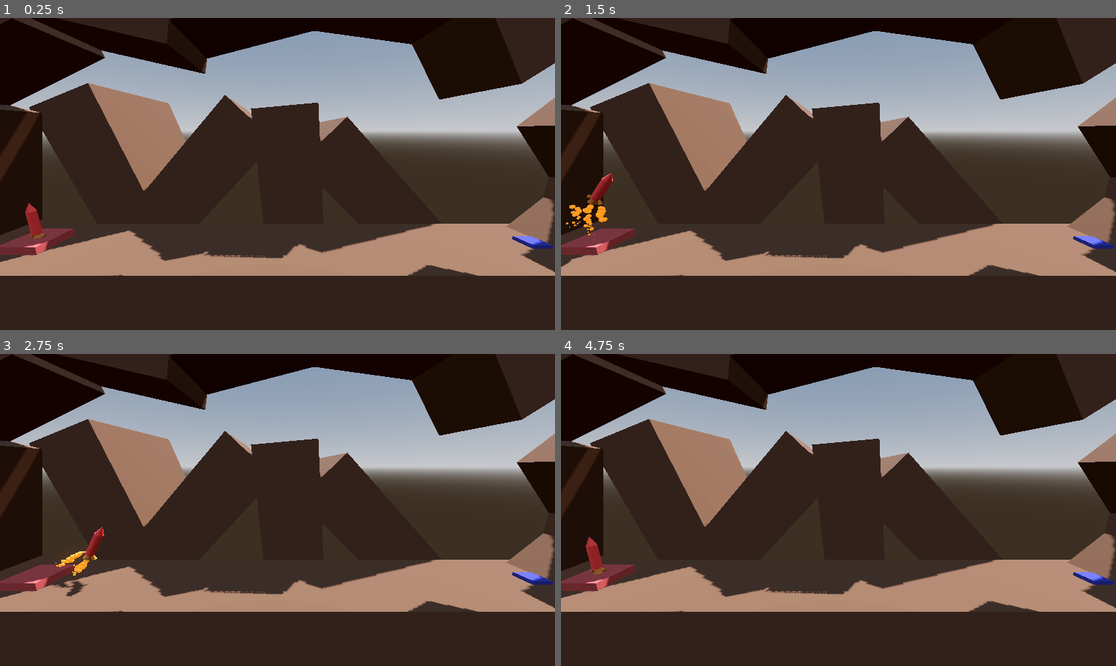
Above: before the commit, frames 1-4 (two rows, left to right).
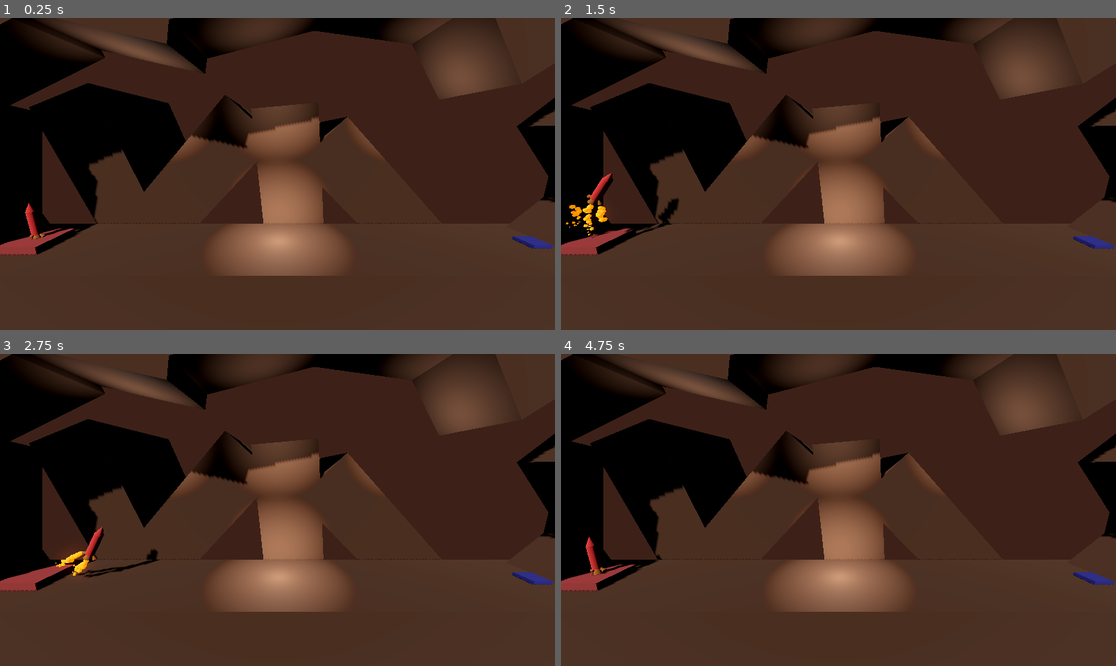
Above: after the commit, the same moments.

Repository: AlexanderMendivil/project_boost
Game: Godot game, scene res://level.tscn
Two runs of this game, one before a commit and one after it. Both use one fixed random seed, a clock stepped at 60 frames per second and the inputs below. Sound files missing from this copy of the repository are replaced by a short silence.
Inputs:
- Up to frame 1 (0.25 s): no input
- Up to frame 2 (1.5 s): tap Enter at 0.5 s; hold D (rotate_right) 0.53-1.28 s; hold Space (boost) 0.53-1.28 s; hold A (rotate_left) from 1.28 s (still down); tap Space (boost) at 1.35 s
- Up to frame 3 (2.75 s): release A (rotate_left) at 2.03 s; hold D (rotate_right) from 2.03 s (still down); hold Space (boost) from 2.03 s (still down)
- Up to frame 4 (4.75 s): release Space (boost) at 2.78 s; tap Space (boost) at 2.85, 4.35 s; release D (rotate_right) at 3.53 s; hold Space (boost) 3.53-4.28 s; hold A (rotate_left) from 3.53 s (still down); tap Escape (ui_cancel) at 4.15 s

The runs differ from the first frame. In frame 1, 62% of the frame differs, in the area x 0-100%, y 0-100%; in frame 2, 62%; in frame 3, 63%; in frame 4, 62%.

Commit message:
lightining and exporting project

Diff:
--- a/level.tscn
+++ b/level.tscn
@@ -12,7 +12,8 @@
 sky_material = SubResource("ProceduralSkyMaterial_nb65g")
 
 [sub_resource type="Environment" id="Environment_8bwt6"]
-background_mode = 2
+background_mode = 1
+background_color = Color(0.05, 0.030125, 0.0235, 1)
 sky = SubResource("Sky_60whc")
 tonemap_mode = 2
 glow_enabled = true
@@ -25,14 +26,15 @@
 
 [node name="level" type="Node3D"]
 
-[node name="WorldEnvironment" type="WorldEnvironment" parent="."]
-environment = SubResource("Environment_8bwt6")
-
 [node name="DirectionalLight3D" type="DirectionalLight3D" parent="."]
-transform = Transform3D(-0.866023, -0.433016, 0.250001, 0, 0.499998, 0.866027, -0.500003, 0.749999, -0.43301, 0, 0, 0)
+transform = Transform3D(0.742535, 0.580071, -0.334903, -0.252431, 0.70548, 0.662251, 0.62042, -0.407205, 0.670271, 0.148849, -0.0850024, 5.82113)
+light_energy = 0.5
 shadow_enabled = true
 
 [node name="floor" parent="." instance=ExtResource("1_yoh33")]
+
+[node name="WorldEnvironment" type="WorldEnvironment" parent="floor"]
+environment = SubResource("Environment_8bwt6")
 
 [node name="launch_pad" type="CSGBox3D" parent="."]
 transform = Transform3D(1, 0, 0, 0, 1, 0, 0, 0, 1, -13, 0.2, 0)
@@ -53,3 +55,23 @@
 
 [node name="player" parent="." instance=ExtResource("1_c6prt")]
 transform = Transform3D(1, 0, 0, 0, 1, 0, 0, 0, 1, -13, 1.5, 0)
+
+[node name="OmniLight3D" type="OmniLight3D" parent="."]
+transform = Transform3D(1, 0, 0, 0, 1, 0, 0, 0, 1, 0, 7.67259, -0.242249)
+omni_range = 4.404
+omni_attenuation = 0.5
+
+[node name="OmniLight3D2" type="OmniLight3D" parent="."]
+transform = Transform3D(1, 0, 0, 0, 1, 0, 0, 0, 1, 7.48238, 7.67259, -0.242249)
+omni_range = 4.404
+omni_attenuation = 0.5
+
+[node name="OmniLight3D3" type="OmniLight3D" parent="."]
+transform = Transform3D(1, 0, 0, 0, 1, 0, 0, 0, 1, -6.84923, 7.67259, -0.242249)
+omni_range = 4.404
+omni_attenuation = 0.5
+
+[node name="OmniLight3D4" type="OmniLight3D" parent="."]
+transform = Transform3D(1, 0, 0, 0, 1, 0, 0, 0, 1, 0.122011, 0.81579, -0.242249)
+omni_range = 4.404
+omni_attenuation = 0.5
--- a/level_4.tscn
+++ b/level_4.tscn
@@ -13,8 +13,10 @@
 sky_material = SubResource("ProceduralSkyMaterial_nb65g")
 
 [sub_resource type="Environment" id="Environment_8bwt6"]
-background_mode = 2
+background_mode = 1
+background_color = Color(0.0509804, 0.0313726, 0.0235294, 1)
 sky = SubResource("Sky_60whc")
+ambient_light_source = 3
 tonemap_mode = 2
 glow_enabled = true
 
@@ -37,10 +39,6 @@
 
 [node name="WorldEnvironment" type="WorldEnvironment" parent="."]
 environment = SubResource("Environment_8bwt6")
-
-[node name="DirectionalLight3D" type="DirectionalLight3D" parent="."]
-transform = Transform3D(-0.866023, -0.433016, 0.250001, 0, 0.499998, 0.866027, -0.500003, 0.749999, -0.43301, 0, 0, 0)
-shadow_enabled = true
 
 [node name="floor2" type="CSGBox3D" parent="." groups=["LOOSE"]]
 transform = Transform3D(1, 0, 0, 0, 1, 0, 0, 0, 1, -5, -2, -0.01)
@@ -86,3 +84,8 @@
 duration = 3.0
 
 [node name="floor5" parent="." instance=ExtResource("4_h3e86")]
+
+[node name="DirectionalLight3D" type="DirectionalLight3D" parent="floor5"]
+transform = Transform3D(0.907429, -0.178701, 0.380313, -0.360327, 0.13472, 0.923046, -0.216185, -0.974637, 0.057858, -0.14327, 6.47799, -62.3402)
+light_energy = 0.5
+shadow_enabled = true
--- a/player.gd
+++ b/player.gd
@@ -42,6 +42,8 @@
 		apply_torque(Vector3(0.0, 0.0, -torque) * delta)
 	else:
 		left_booster_particles.emitting = false
+	if(Input.is_action_pressed('ui_cancel')):
+		get_tree().quit()
 
 
 
Not shown, added: export_presets.cfg
Not shown: 1 places in player.tscn that only renumber resources
Not shown, added: Project_Boost.exe
Not shown, added: Project_Boost.pck
